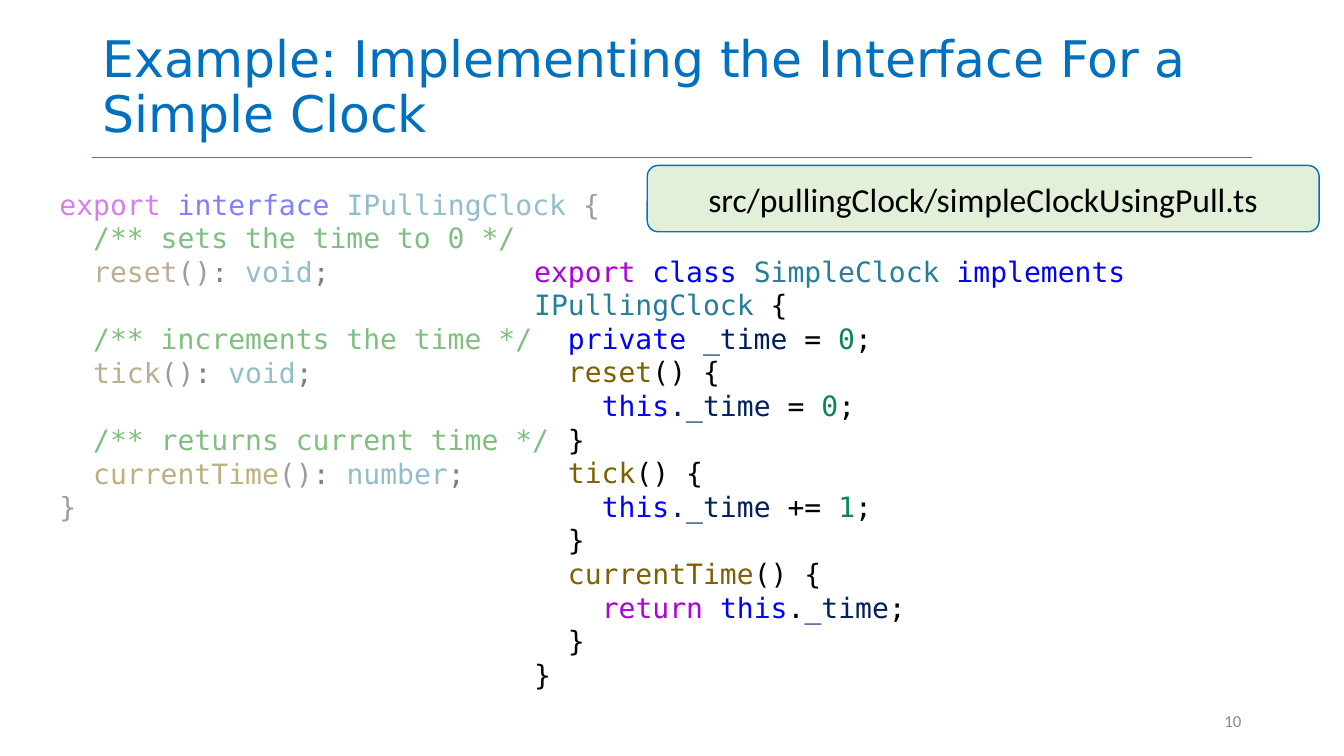
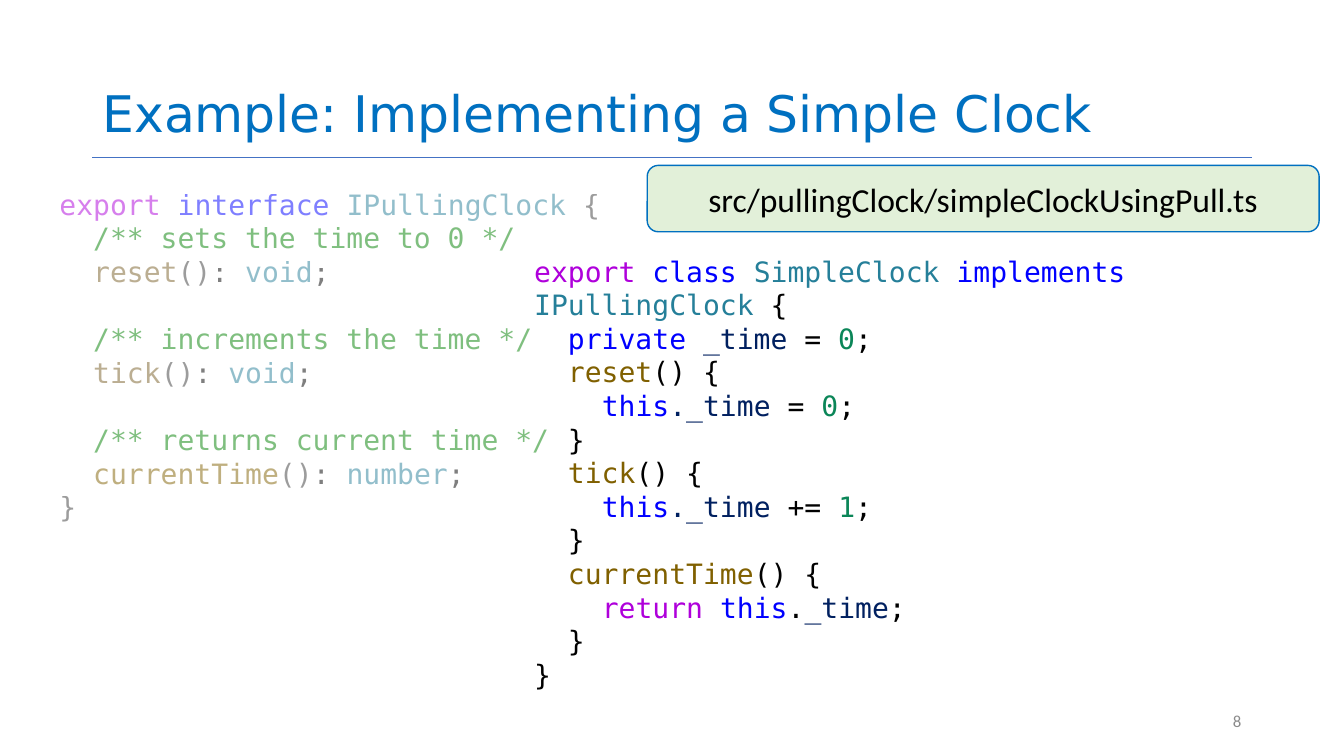
Before and after one commit to neu-se/CS4530-Spring-2026, a slide deck: slide 8 of Slides/Module 11.1 Interaction-Level Design.pptx (slide 10 before the commit). Drawn at 1344x756 pixels with LibreOffice and Linux fonts; fonts in the diff are those of the drawing. Boxes give left, top, right and bottom in pixels: in the first picture for what was removed or moved away, otherwise in the second. Text is boxed around its words. In the diff, an @@ line names an element or a change of style, - is before the commit and + after.

```diff
--- a/Slides/Module 11.1 Interaction-Level Design.pptx
+++ b/Slides/Module 11.1 Interaction-Level Design.pptx
@@ title at (102,93,1092,143): text changed @@
-Example: Implementing the Interface For a Simple Clock
+Example: Implementing a Simple Clock
@@ page number at (1233,715,1241,727): text changed @@
-10
+8
```
Also in this commit, not shown: 9 other slides changed, 6 slides added, 4 slides removed.
